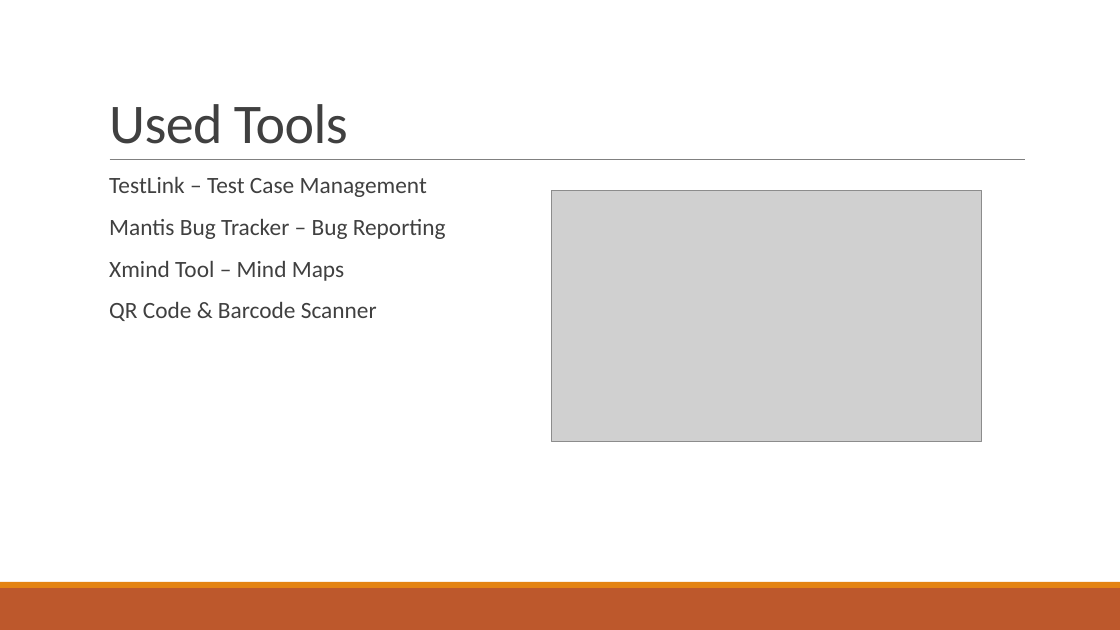
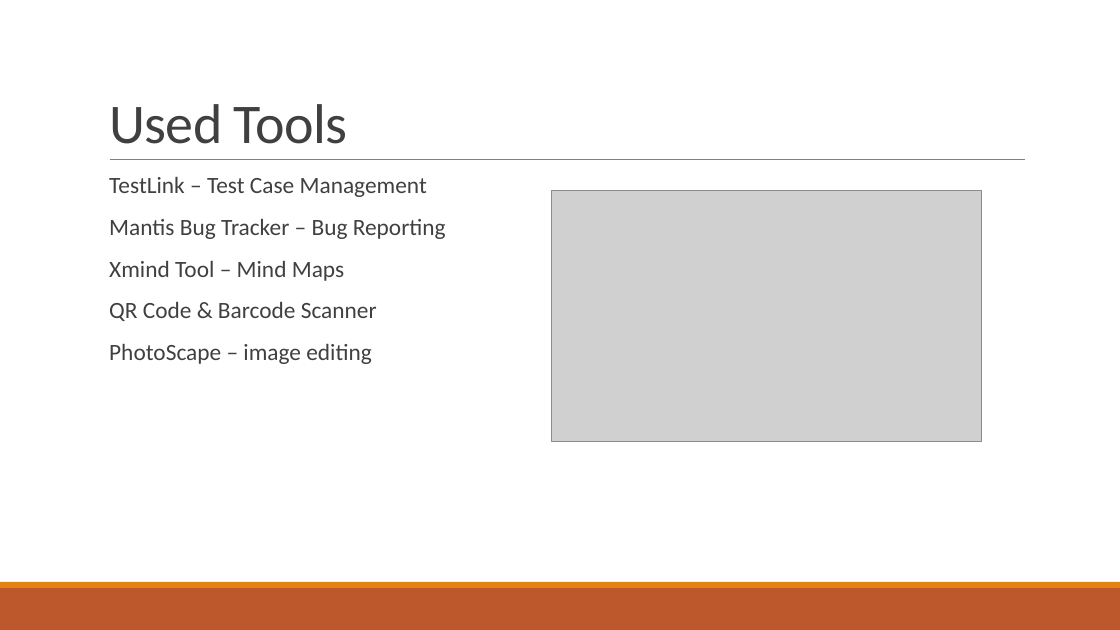
Before and after one commit to corinaradu/siit-testing, a slide deck: slide 4 of final-project/virtual-cards.pptx. Drawn at 1120x630 pixels with LibreOffice and Linux fonts; fonts in the diff are those of the drawing; grey boxes stand for pictures. Boxes give left, top, right and bottom in pixels: in the first picture for what was removed or moved away, otherwise in the second. Text is boxed around its words. In the diff, an @@ line names an element or a change of style, - is before the commit and + after.

```diff
--- a/final-project/virtual-cards.pptx
+++ b/final-project/virtual-cards.pptx
@@ text at (x1=109, y1=344, x2=371, y2=364): paragraph added @@
+  PhotoScape – image editing
```
Also in this commit, not shown: 1 other slide changed, 3 slides added, 55 other files.
